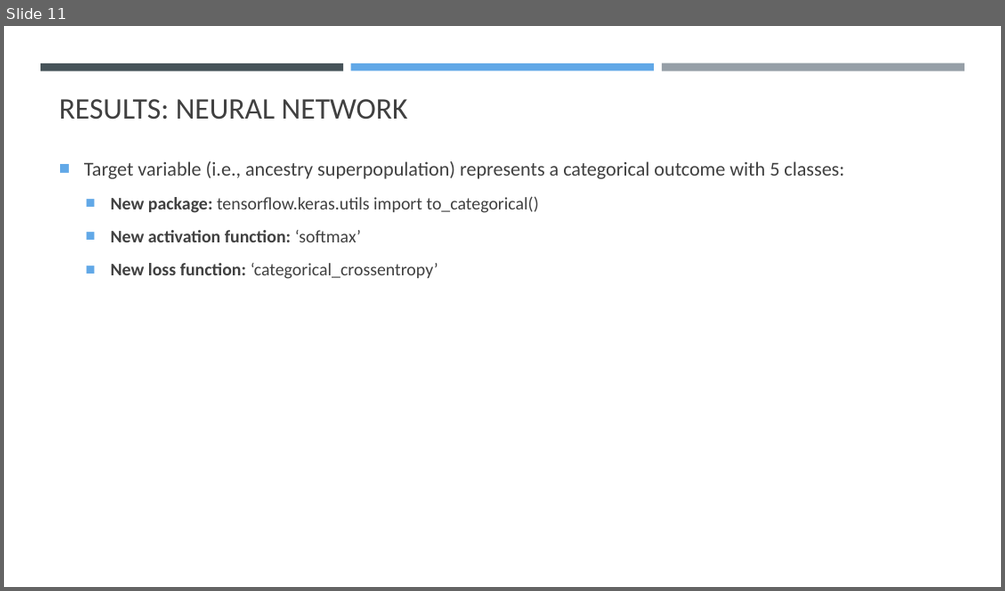
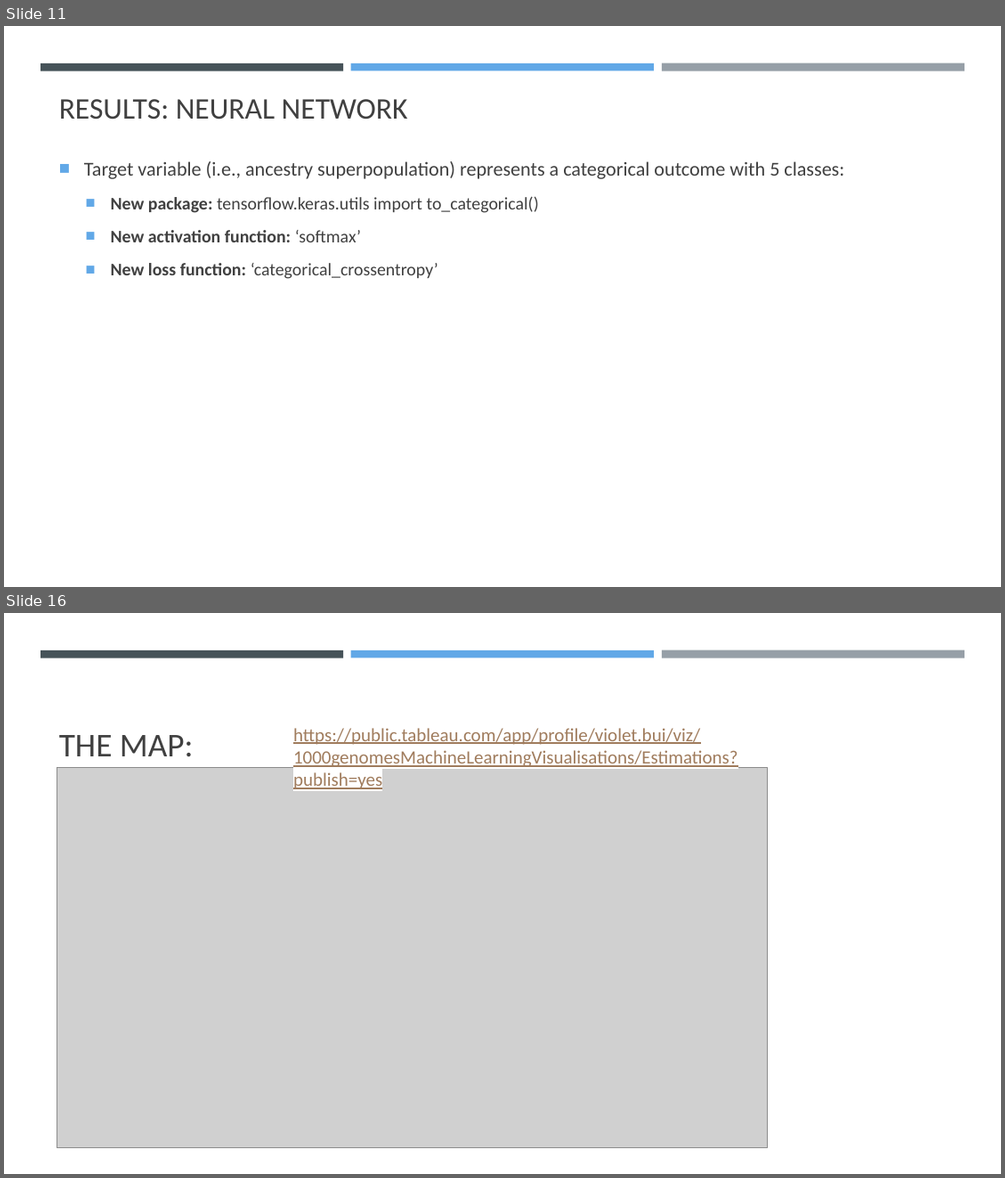
Before and after one commit to K-G-Witt/project4-team1, a slide deck: 1000genomes_Presentation.pptx. Shown one above the other, each under a label of ours: slide 11 before the commit, slides 11 and 16 after it; the slides between them are not shown. The pictures are 1005x591 and 1005x1178 pixels, drawn with LibreOffice and Linux fonts; fonts in the diff are those of the drawing; grey boxes stand for pictures. Boxes give left, top, right and bottom in pixels: in the first picture for what was removed or moved away, otherwise in the second. Text is boxed around its words. In the diff, an @@ line names an element or a change of style, - is before the commit and + after.

```diff
--- a/1000genomes_Presentation.pptx
+++ b/1000genomes_Presentation.pptx
@@ slide 16 added at [4, 613, 1001, 1174], background #FFFFFF; not listed: 3 template elements that a slide beside it also shows @@
@@ title added at [59, 735, 194, 757], 32 pt, text #404040 @@
+THE MAP:
@@ text added at [293, 728, 738, 792], 18 pt, text #A07C5D, underline @@
+https://public.tableau.com/app/profile/violet.bui/viz/1000genomesMachineLearningVisualisations/Estimations?publish=yes
@@ picture added at [57, 768, 769, 1148] @@
```
Also in this commit, not shown: 4 other slides added, 1 other file.
